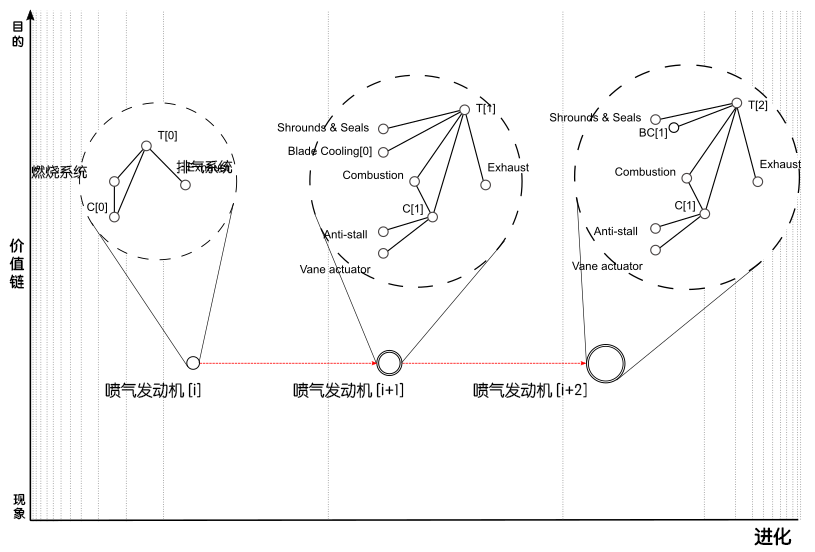
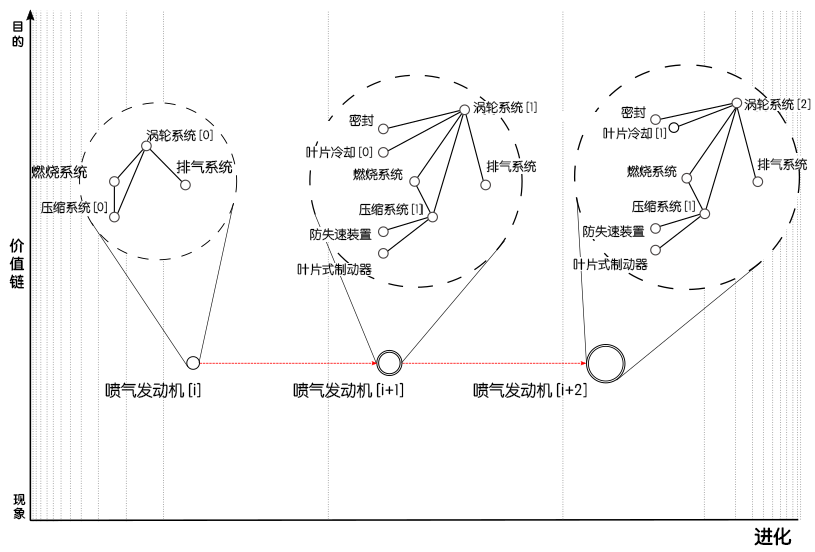
Layers edited between the first and the second 815 × 552 image:
added layer "压缩系统 [1]" (1st of 2) above "压缩系统 [1]" over (632, 200, 695, 213)
added layer "压缩系统 [1]" (2nd of 2) above "压缩系统 [0]" over (359, 203, 422, 216)
added layer "压缩系统 [0]" above "排气系统" over (41, 201, 107, 214)
added layer "涡轮系统 [2]" above "涡轮系统 [1]" over (744, 98, 811, 111)
added layer "涡轮系统 [1]" above "涡轮系统 [0]" over (473, 101, 537, 114)
added layer "涡轮系统 [0]" above "Rectangle 3" over (146, 129, 213, 142)
added layer "Rectangle 3" above "Rectangle 2" over (632, 200, 695, 213)
added layer "Rectangle 2" above "Layer 4" over (359, 203, 422, 216)
added layer "Rectangle 6" above "Rectangle 5" over (744, 98, 811, 111)
added layer "Rectangle 5" above "燃烧系统" over (473, 101, 537, 114)
added layer "叶片冷却 [1]" above "叶片冷却 [0]" over (603, 127, 667, 140)
added layer "叶片冷却 [0]" above "密封" over (306, 146, 373, 159)
added layer "Rectangle 10" above "Rectangle 9" over (615, 165, 677, 178)
added layer "Rectangle 13" above "Rectangle 12" over (549, 112, 643, 122)
added layer "Rectangle 12" above "Rectangle 14" over (277, 121, 370, 132)
added layer "Rectangle 14" above "防失速装置" over (288, 146, 372, 159)
added layer "防失速装置" (1st of 2) above "防失速装置" over (310, 228, 372, 241)
added layer "Rectangle 15" above "叶片式制动器" over (603, 127, 667, 140)
added layer "叶片式制动器" (1st of 2) above "叶片式制动器" over (573, 258, 648, 271)
added layer "叶片式制动器" (2nd of 2) above "Rectangle 17" over (297, 263, 372, 276)
added layer "Rectangle 17" above "Rectangle 16" over (310, 227, 372, 242)
added layer "Rectangle 16" above "Rectangle 19" over (583, 225, 645, 239)
added layer "Rectangle 19" above "Rectangle 18" over (572, 257, 648, 271)
added layer "Rectangle 18" above "Layer 1" over (297, 263, 372, 276)
…and 13 more changes (13 added)
